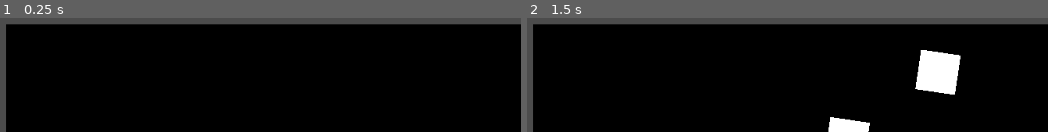
Above: before the commit, frames 1-2 (left to right).
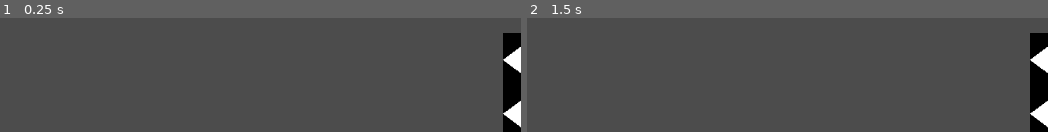
Above: after the commit, the same moments.

Repository: rafaelcarvsantos/shaders
Game: Godot game, scene res://Sprite.tscn
The game is run twice, just before and just after one commit, with the same random seed, the same clock (stepped at 60 frames per second) and the same inputs. The engine's default icon, where the game draws it, is replaced by a stand-in: a white triangle on a blue panel in a dark square.
Inputs:
- Up to frame 1 (0.25 s): no input
- Up to frame 2 (1.5 s): tap Enter at 0.5 s; tap Space at 1.25 s

The runs differ from the first frame. In frame 1, 92% of the frame differs, in the area x 1-100%, y 5-100%; in frame 2, 91%.

Commit message:
Added pattern shader

Diff:
--- a/Sprite.tscn
+++ b/Sprite.tscn
@@ -4,7 +4,7 @@
 [ext_resource path="res://Leg.gd" type="Script" id=2]
 [ext_resource path="res://Leg2.gd" type="Script" id=3]
 [ext_resource path="res://Torso.gd" type="Script" id=4]
-[ext_resource path="res://rotacao.shader" type="Shader" id=5]
+[ext_resource path="res://pattern.shader" type="Shader" id=5]
 [ext_resource path="res://icon.png" type="Texture" id=6]
 
 [sub_resource type="ShaderMaterial" id=1]
@@ -57,6 +57,6 @@
 
 [node name="Sprite" type="Sprite" parent="Node2D"]
 material = SubResource( 1 )
-position = Vector2( 688.384, 783.776 )
-scale = Vector2( 16, 16 )
+position = Vector2( 1552.04, 835.443 )
+scale = Vector2( 23.1176, 17.2727 )
 texture = ExtResource( 6 )
--- /dev/null
+++ b/animacaoInfinita.shader
@@ -0,0 +1,29 @@
+shader_type canvas_item;
+
+
+vec3 criaCirculo(vec2 center, float radius, vec2 uv, float sino){
+
+	vec3 col = vec3(smoothstep(distance(uv,center)-abs((sino*0.05)),distance(uv,center)+0.1,radius));
+	return col;
+
+}
+
+float sawtooth(float valor){
+	return  mod(valor,1.0);
+}
+
+
+void fragment() {
+	vec2 st = UV * 64.0;
+
+	st.x += step(1.0, mod(st.y,2.0)) * 0.5;
+	st=fract(st);
+	float offsetx = mix(-0.5,0.5,sawtooth(((TIME))*2.0));
+
+
+	vec3 col = criaCirculo(vec2(1.0+offsetx,0.5),mix(0.3,-1.0,distance(UV,vec2(0.5,0.5))/3.0),st,1);
+	col = col + criaCirculo(vec2(0.0+offsetx,0.5),mix(0.3,-1.0,distance(UV,vec2(0.5,0.5))/3.0),st,1);
+
+	COLOR = vec4(col,1.0);
+
+}
--- /dev/null
+++ b/pattern.shader
@@ -0,0 +1,42 @@
+shader_type canvas_item;
+
+vec2 rotate2D (vec2 st, float angle) {
+    st -= 0.5;
+    st =  mat2(vec2(cos(angle),-sin(angle)),
+                vec2(sin(angle),cos(angle))) * st;
+    st += 0.5;
+    return st;
+}
+
+vec3 criaTriangulo(vec2 uv){
+	return vec3(step(1.0,uv.x+uv.y));
+}
+
+float sawtooth(float valor){
+	return  mod(valor,1.0);
+}
+
+
+void fragment() {
+	vec3 cor = vec3(0.0);
+	vec2 st = UV *32.0;
+
+//st.x += step(1.0, mod(st.y,2.0)) * 0.5;
+	//st =rotate2D(st, 0.5*3.14*step(1.0,mod(st.y,2.0)));
+
+	if (step(1.0,mod(st.y,2.0)) == 1.0){
+		st.y=-st.y;
+	}
+	if (step(1.0,mod(st.x,2.0)) == 1.0){
+		st.x=-st.x;
+	}
+
+
+	st=fract(st);
+	//st=rotate2D(st,TIME);
+
+	vec3 col = criaTriangulo(st);
+
+	COLOR = vec4(col,1.0);
+
+}
